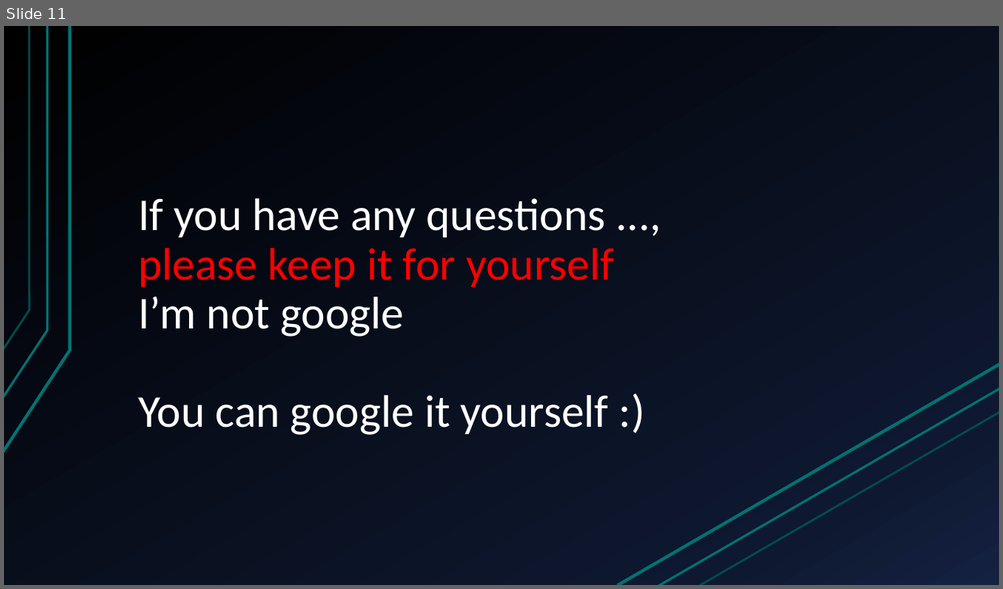
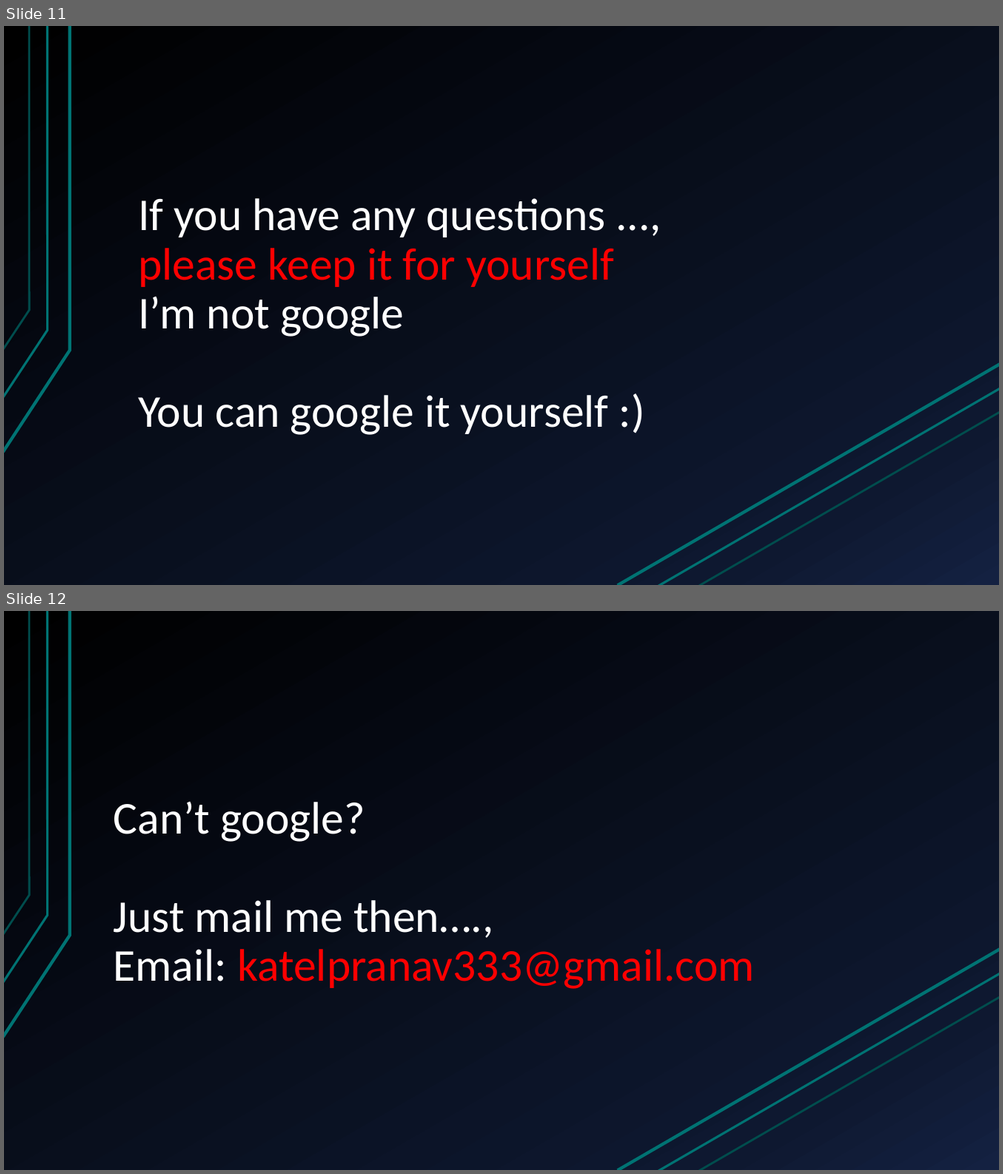
Before and after one commit to pranavkattel/comp-website, a slide deck: presentation.pptx. Shown one above the other, each under a label of ours: slide 11 before the commit, slides 11 and 12 after it. The pictures are 1003x589 and 1003x1174 pixels, drawn with LibreOffice and Linux fonts; fonts in the diff are those of the drawing. Boxes give left, top, right and bottom in pixels: in the first picture for what was removed or moved away, otherwise in the second. Text is boxed around its words. In the diff, an @@ line names an element or a change of style, - is before the commit and + after.

```diff
--- a/presentation.pptx
+++ b/presentation.pptx
@@ slide 12 added at [4,611,999,1170], background gradient #000000 to #0F1931 to #142242; not listed: 6 template elements that a slide beside it also shows @@
@@ title added at [114,802,754,989], 44 pt, text #FFFFFF @@
+Can’t google?
+Just mail me then….,
+Email: katelpranav333@gmail.com
```
